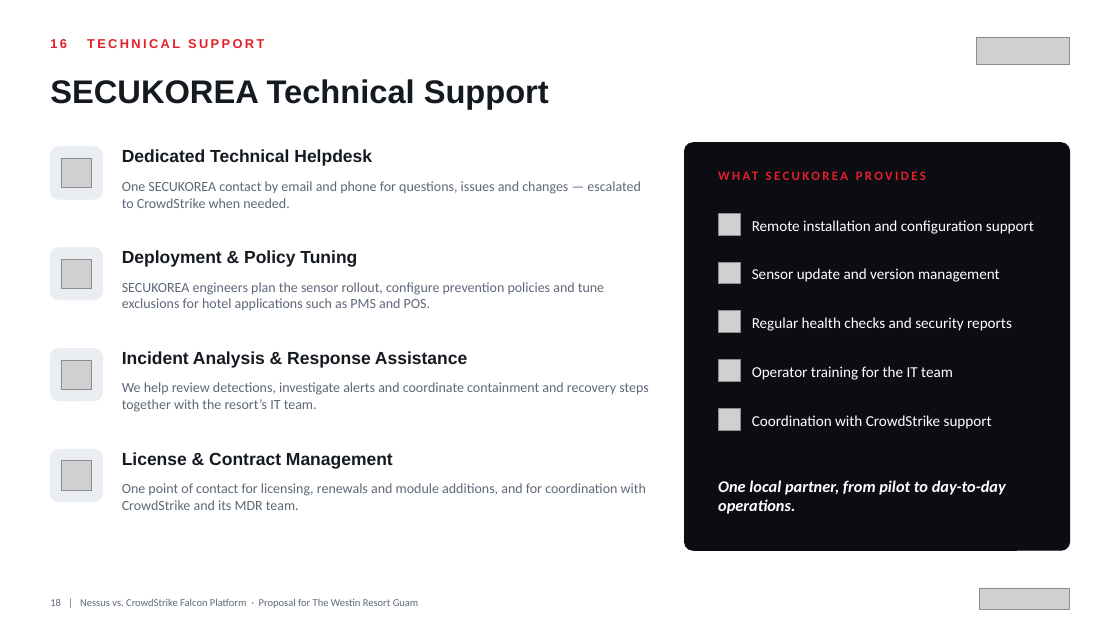
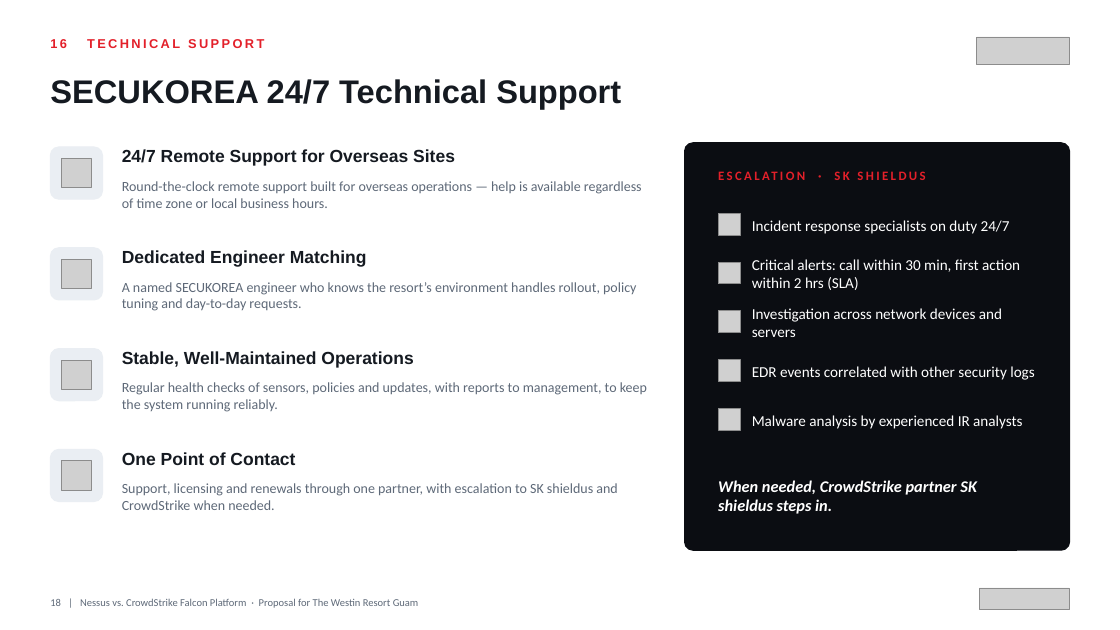
Before and after one commit to BigLee-Creator/Recommendations, a slide deck: slide 18 of ENG._Nessus_vs_CrowdStrike_Falcon_Proposal_for_Westin_Resort_Guam_SECUKOREA.pptx. Drawn at 1120x630 pixels with LibreOffice and Linux fonts; fonts in the diff are those of the drawing; grey boxes stand for pictures. Boxes give left, top, right and bottom in pixels: in the first picture for what was removed or moved away, otherwise in the second. Text is boxed around its words. In the diff, an @@ line names an element or a change of style, - is before the commit and + after.

```diff
--- a/ENG._Nessus_vs_CrowdStrike_Falcon_Proposal_for_Westin_Resort_Guam_SECUKOREA.pptx
+++ b/ENG._Nessus_vs_CrowdStrike_Falcon_Proposal_for_Westin_Resort_Guam_SECUKOREA.pptx
@@ text at box(50, 79, 621, 109): text changed @@
-SECUKOREA Technical Support
+SECUKOREA 24/7 Technical Support
@@ text at box(122, 149, 455, 166): text changed @@
-Dedicated Technical Helpdesk
+24/7 Remote Support for Overseas Sites
@@ text at box(834, 171, 925, 180): text changed @@
-WHAT SECUKOREA PROVIDES
+ESCALATION · SK SHIELDUS
@@ text at box(122, 181, 642, 208): text changed @@
-One SECUKOREA contact by email and phone for questions, issues and changes — escalated to CrowdStrike when needed.
+Round-the-clock remote support built for overseas operations — help is available regardless of time zone or local business hours.
@@ text at box(752, 220, 1010, 234): text changed @@
-Remote installation and configuration support
+Incident response specialists on duty 24/7
@@ text at box(122, 250, 367, 267): text changed @@
-Deployment & Policy Tuning
+Dedicated Engineer Matching
@@ text at box(752, 259, 1020, 290): text changed @@
-Sensor update and version management
+Critical alerts: call within 30 min, first action within 2 hrs (SLA)
@@ text at box(122, 282, 636, 311): text changed @@
-SECUKOREA engineers plan the sensor rollout, configure prevention policies and tune exclusions for hotel applications such as PMS and POS.
+A named SECUKOREA engineer who knows the resort’s environment handles rollout, policy tuning and day-to-day requests.
@@ text at box(752, 308, 1002, 337): text changed @@
-Regular health checks and security reports
+Investigation across network devices and servers
@@ text at box(122, 351, 413, 368): text changed @@
-Incident Analysis & Response Assistance
+Stable, Well-Maintained Operations
@@ text at box(122, 382, 647, 412): text changed @@
-We help review detections, investigate alerts and coordinate containment and recovery steps together with the resort’s IT team.
+Regular health checks of sensors, policies and updates, with reports to management, to keep the system running reliably.
@@ text at box(752, 366, 1035, 380): text changed @@
-Operator training for the IT team
+EDR events correlated with other security logs
@@ text at box(752, 415, 1022, 429): text changed @@
-Coordination with CrowdStrike support
+Malware analysis by experienced IR analysts
@@ text at box(122, 452, 295, 465): text changed @@
-License & Contract Management
+One Point of Contact
@@ text at box(122, 483, 617, 510): text changed @@
-One point of contact for licensing, renewals and module additions, and for coordination with CrowdStrike and its MDR team.
+Support, licensing and renewals through one partner, with escalation to SK shieldus and CrowdStrike when needed.
@@ text at box(718, 480, 977, 514): text changed @@
-One local partner, from pilot to day-to-day operations.
+When needed, CrowdStrike partner SK shieldus steps in.
```
Also in this commit, not shown: 1 other slide changed.
